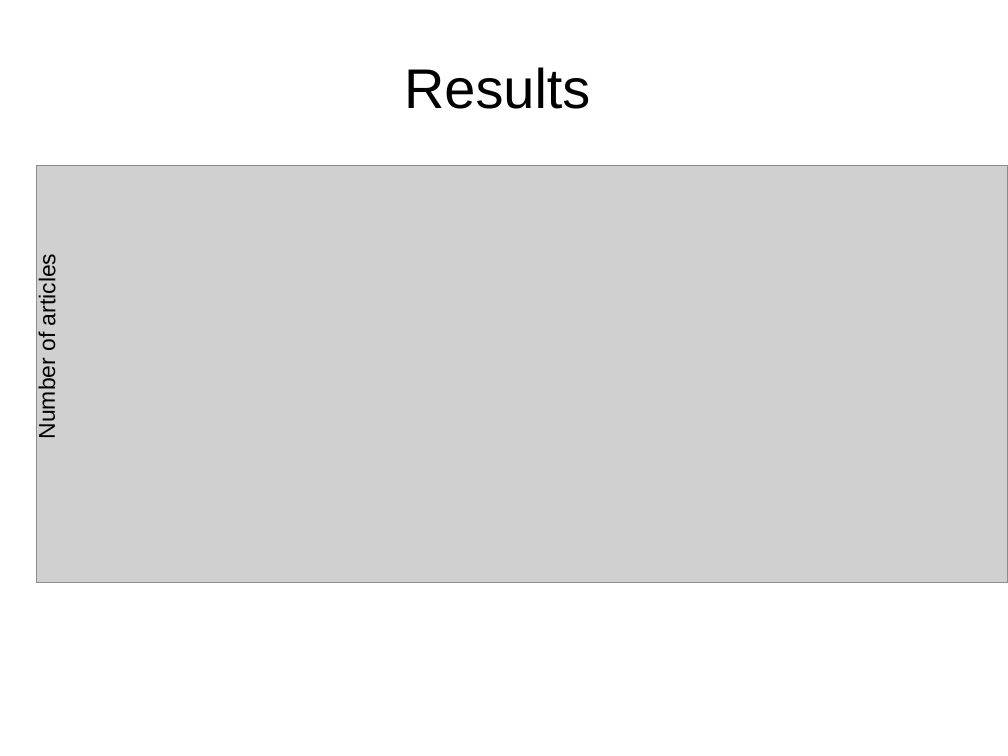
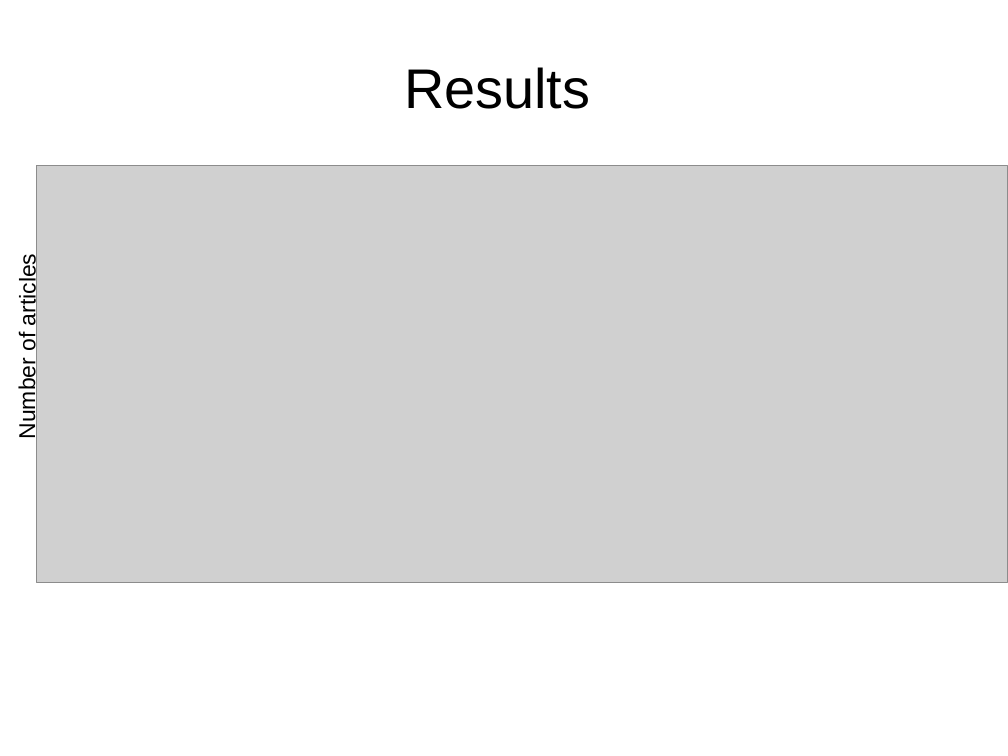
Before and after one commit to akarazeev/BioHack2017, a slide deck: slide 6 of biohack-alzheimers-prestntoion.odp. Drawn at 1008x756 pixels with LibreOffice and Linux fonts; fonts in the diff are those of the drawing; grey boxes stand for pictures. Boxes give left, top, right and bottom in pixels: in the first picture for what was removed or moved away, otherwise in the second. Text is boxed around its words. In the diff, an @@ line names an element or a change of style, - is before the commit and + after.

Commit message:
small fixes to presentation

```diff
--- a/biohack-alzheimers-prestntoion.odp
+++ b/biohack-alzheimers-prestntoion.odp
@@ text "Number of articles": place and size @@
-text "Number of articles" at bbox=[34, 261, 61, 437]
+text "Number of articles" at bbox=[14, 261, 41, 437]
```
Also in this commit, not shown: 1 other file.
